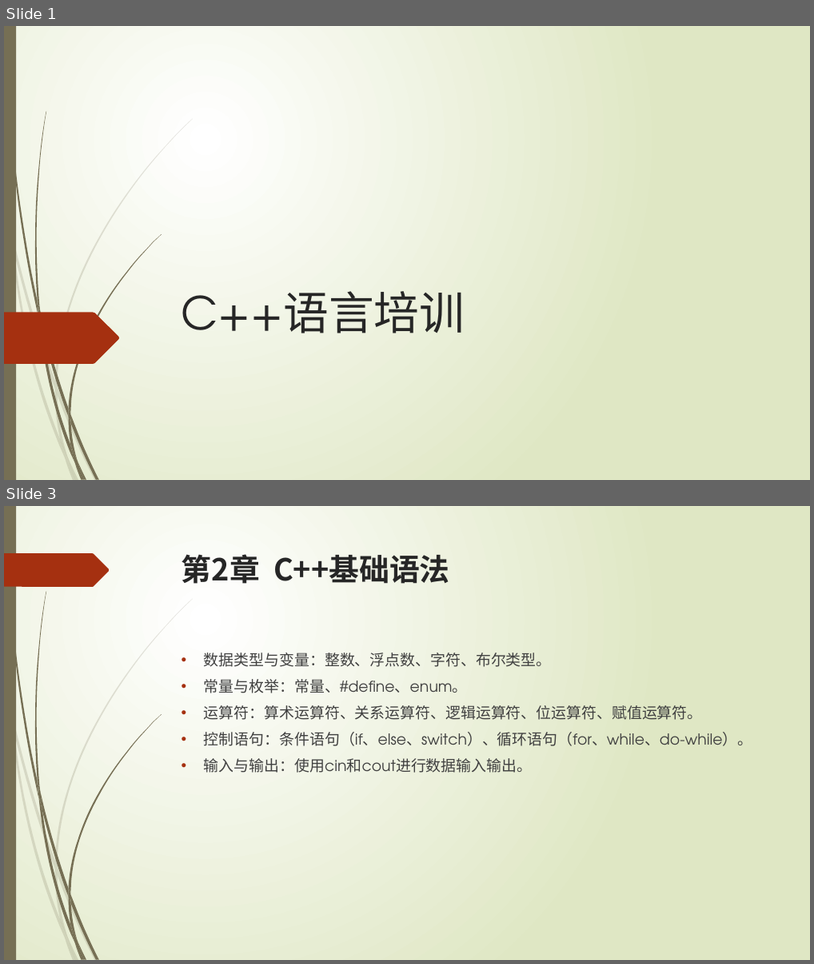
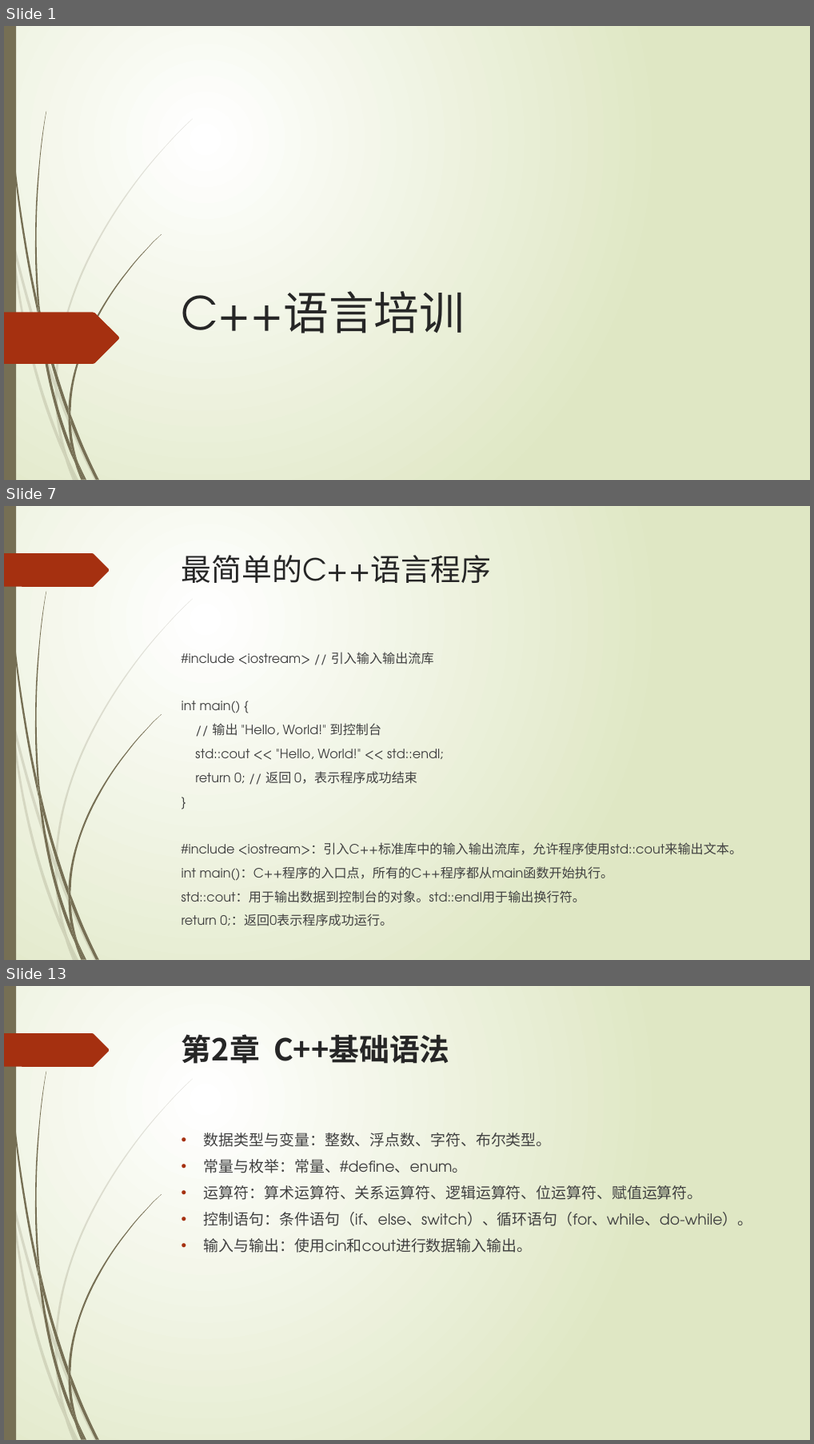
Before and after one commit to liuty2006/learn, a slide deck: learn_cpp/docs/C++语言培训.pptx. Shown one above the other, each under a label of ours: slides 1 and 3 before the commit, slides 1, 7 and 13 after it; the slides between them are not shown. The pictures are 814x964 and 814x1444 pixels, drawn with LibreOffice and Linux fonts; fonts in the diff are those of the drawing. Boxes give left, top, right and bottom in pixels: in the first picture for what was removed or moved away, otherwise in the second. Text is boxed around its words. In the diff, an @@ line names an element or a change of style, - is before the commit and + after.

```diff
--- a/learn_cpp/docs/C++语言培训.pptx
+++ b/learn_cpp/docs/C++语言培训.pptx
@@ slide 7 added at bbox=[4, 506, 810, 960], background gradient #FFFFFF to #DFE8C4; not listed: 24 template elements that a slide beside it also shows @@
@@ title added at bbox=[182, 555, 492, 583], 36 pt, text #262626 @@
+最简单的C++语言程序
@@ text added at bbox=[182, 652, 742, 903], 15.3 pt, text #404040 @@
+#include <iostream> // 引入输入输出流库
+int main() {
+// 输出 "Hello, World!" 到控制台
+std::cout << "Hello, World!" << std::endl;
+return 0; // 返回 0，表示程序成功结束
+}
+#include <iostream>：引入C++标准库中的输入输出流库，允许程序使用std::cout来输出文本。
+int main()：C++程序的入口点，所有的C++程序都从main函数开始执行。
+std::cout：用于输出数据到控制台的对象。std::endl用于输出换行符。
+return 0;：返回0表示程序成功运行。
@@ what was slide 3 is now slide 13 @@
```
Also in this commit, not shown: 1 slide changed, 9 other slides added, 1 other file.
